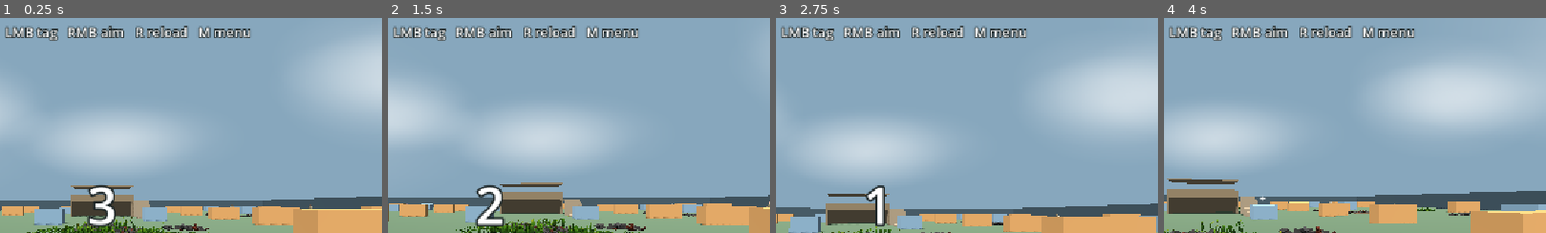
Above: before the commit, frames 1-4 (left to right).
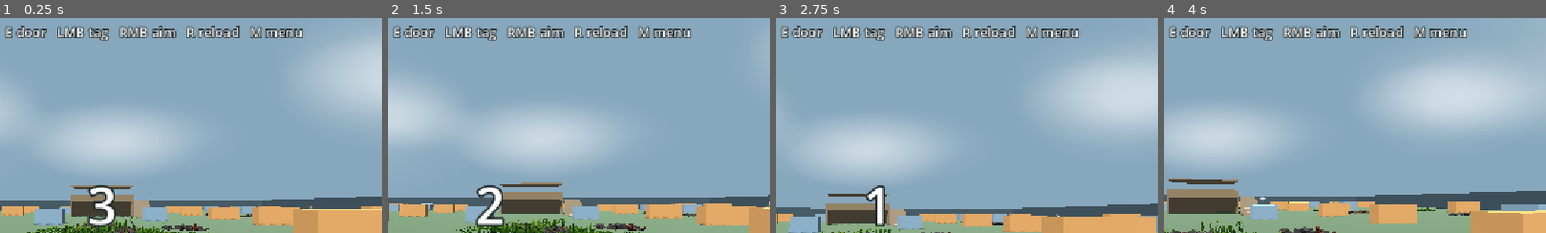
Above: after the commit, the same moments.

Repository: 302stang86/fdfd
Game: Godot game, scene res://arena.tscn
The game is run twice, just before and just after one commit, with the same random seed, the same clock (stepped at 60 frames per second) and the same inputs. This scene is started directly instead of the project's main scene.
Inputs (mouse positions are % of the whole screen's width and height, from its top left):
- Up to frame 1 (0.25 s): no input
- Up to frame 2 (1.5 s): tap Enter at 0.5 s; move the mouse to (55, 50) at 0.52 s; hold Space 0.53-1.28 s; hold W from 0.53 s (still down); tap E at 0.6 s; click (55, 50) at 0.67 s; move the mouse to (45, 50) at 1.27 s; tap Space at 1.35 s
- Up to frame 3 (2.75 s): keep holding W; tap Space at 1.52, 1.82, 2 s; tap E at 1.55, 2.1 s; move the mouse to (52, 48) at 2.02 s; hold Space from 2.03 s (still down)
- Up to frame 4 (4 s): keep holding W; tap Enter at 2.75, 3.6 s; move the mouse to (49, 52) at 2.77 s; release Space at 2.78 s; tap M at 2.85 s; click (49, 52) at 2.92 s; tap Space at 3.02, 3.32 s; tap E at 3.05 s; move the mouse to (57, 51) at 3.52 s; hold Space from 3.53 s (still down)
The pictures show only the part of the screen within x 37-87%, y 6-56%; the shares and areas given below are measured in that part.

The runs differ from the first frame. In frame 1, 3.2% of the frame differs, in the area x 2-80%, y 3-11%; in frame 2, 3.2%; in frame 3, 3.2%; in frame 4, 3.2%.

Commit message:
Add files via upload

Diff:
--- a/arena.gd
+++ b/arena.gd
@@ -26,6 +26,7 @@
 const BOT_MODEL := preload("res://bot_model.gd")
 const ARENA_SCENERY := preload("res://arena_scenery.gd")
 const STREET_PROPS := preload("res://street_props.gd")
+const PLAYER_BODY := preload("res://player_body.gd")
 const SPLAT_SECONDS := 4.0
 const PLAYER_PAINT := Color("#278cff")
 const BOT_PAINT := Color("#fa4eaa")
@@ -198,6 +199,7 @@
 		sprite.setup(skin, team == 0)
 		body.set_meta("paint_sprite", sprite)
 	else:
+		body.set_script(PLAYER_BODY)
 		standing_capsule = CapsuleShape3D.new()
 		standing_capsule.radius = 0.28
 		standing_capsule.height = STANDING_HEIGHT
@@ -320,6 +322,10 @@
 		if event.keycode == KEY_M and not menu_requested.get_connections().is_empty():
 			menu_requested.emit()
 			return
+		if event.keycode == KEY_E and outcome == "" and countdown_left <= 0.0:
+			var door := nearest_door()
+			if door != null:
+				door.toggle_door()
 		if event.keycode == KEY_ESCAPE:
 			Input.mouse_mode = Input.MOUSE_MODE_VISIBLE
 			update_hud()
@@ -361,11 +367,14 @@
 	)
 	update_crouch(delta)
 	var movement := player.basis * direction.normalized() * (CROUCH_SPEED if crouched else SPEED)
-	player.velocity.x = movement.x
-	player.velocity.z = movement.z
-	player.velocity.y -= 12.0 * delta
-	if not crouched and player.is_on_floor() and Input.is_physical_key_pressed(KEY_SPACE):
-		player.velocity.y = 3.3
+	if update_climbing(delta, -direction.z):
+		movement = Vector3.ZERO
+	else:
+		player.velocity.x = movement.x
+		player.velocity.z = movement.z
+		player.velocity.y -= 12.0 * delta
+		if not crouched and player.is_on_floor() and Input.is_physical_key_pressed(KEY_SPACE):
+			player.velocity.y = 3.3
 	player.move_and_slide()
 	var aiming := Input.is_mouse_button_pressed(MOUSE_BUTTON_RIGHT) and reload <= 0.0
 	var aim_fov: float = AIM_FOVS[marker_id] if aiming else 78.0
@@ -382,6 +391,44 @@
 			ammo = magazine_size()
 	bot_ai.update(delta)
 	update_hud()
+
+# Ladder climbing: W near a ladder (facing it) starts a climb; W/S move up and down, Space lets go.
+# Returns true while the player is on a ladder (normal walking and gravity are skipped).
+func update_climbing(_delta: float, up_input: float) -> bool:
+	if not player.near_ladder and not player.climbing:
+		return false
+	if not player.climbing:
+		var facing: Vector3 = -player.global_transform.basis.z
+		var inward: Vector3 = -player.ladder_transform.basis.z
+		if up_input > 0.0 and not crouched and facing.dot(inward) > 0.3:
+			player.climbing = true
+		else:
+			return false
+	if Input.is_physical_key_pressed(KEY_SPACE):
+		player.climbing = false
+		player.velocity = Vector3(0, 2.0, 0) + player.global_transform.basis.z * 1.5
+		return false
+	player.velocity = Vector3(0, up_input * player.climb_speed, 0)
+	var top_y: float = player.ladder_transform.origin.y
+	if up_input > 0.0 and player.global_position.y >= top_y - 0.05:
+		player.global_position = player.ladder_transform * player.exit_offset
+		player.velocity = Vector3.ZERO
+		player.climbing = false
+	elif up_input < 0.0 and player.is_on_floor():
+		player.climbing = false
+	return true
+
+func nearest_door() -> Node:
+	var best: Node = null
+	var best_distance := 3.2
+	for node in get_tree().get_nodes_in_group("enterables"):
+		if not is_ancestor_of(node):
+			continue
+		var distance: float = node.reach(player.global_position)
+		if distance < best_distance:
+			best_distance = distance
+			best = node
+	return best
 
 func update_crouch(delta: float) -> void:
 	if Input.is_physical_key_pressed(KEY_C):
@@ -648,7 +695,19 @@
 	var status := "Reloading" if reload > 0 else "%d / %d paintballs" % [ammo, magazine_size()]
 	if not cheats.is_empty():
 		status += "   |   CHEATS ON"
-	hud.text = "%s   |   Opponents: %d\nWASD move   Hold C crouch   Space jump   LMB tag   RMB aim   R reload   M menu\n%s" % [
+	if outcome.is_empty() and player != null:
+		var hint := ""
+		if player.climbing:
+			hint = "Climbing: W up, S down, Space let go"
+		elif player.near_ladder:
+			hint = "Face the ladder and hold W to climb"
+		elif nearest_door() != null:
+			hint = "E open / close door"
+		if player.hiding:
+			hint = ("HIDDEN   " + hint).strip_edges()
+		if not hint.is_empty():
+			message = hint if message.is_empty() else message + "   " + hint
+	hud.text = "%s   |   Opponents: %d\nWASD move   Hold C crouch   Space jump   E door   LMB tag   RMB aim   R reload   M menu\n%s" % [
 		status, remaining_opponents(), message
 	]
 
--- a/arena_scenery.gd
+++ b/arena_scenery.gd
@@ -69,6 +69,7 @@
 	load_meshes()
 	make_materials()
 	collect_cover(arena)
+	collect_group_cover(arena)
 	var limit := arena_edge - 5.0
 	# dirt first so grass can keep clear of it
 	for kind in ["dirt", "rubble", "short_grass", "long_grass"]:
@@ -140,6 +141,12 @@
 					continue # the floor, the boundary walls and other slabs
 				var at: Vector3 = body.global_position
 				keep_out.append(Vector3(at.x, at.z, maxf(size.x, size.z) * 0.72))
+
+func collect_group_cover(arena: Node3D) -> void:
+	for node in arena.get_tree().get_nodes_in_group("keep_out"):
+		if node is Node3D and arena.is_ancestor_of(node):
+			var at: Vector3 = node.global_position
+			keep_out.append(Vector3(at.x, at.z, float(node.get_meta("keep_radius", 1.0))))
 
 func patch_position(limit: float, radius: float) -> Vector2:
 	for attempt in range(40):
--- a/bot_ai.gd
+++ b/bot_ai.gd
@@ -226,6 +226,8 @@
 		var distance := difference.length()
 		if distance >= best_distance:
 			continue
+		if candidate == arena.player and arena.player.get("hiding") and distance > 5.0:
+			continue # hiding inside a prop: only spotted from close range
 		if distance > 5.0 and candidate != state.target and state.facing.dot(difference.normalized()) < 0.28:
 			continue
 		var hit: Dictionary = arena.trace(origin, end, bot.get_rid())
--- /dev/null
+++ b/enterable.gd
@@ -0,0 +1,33 @@
+extends Node3D
+# Door and hiding logic for enterable props (porta potty, container, culvert...).
+# Hinges are the Door_L / Door_R nodes from the model (their origin is the hinge).
+# `open_signs` gives each hinge's swing direction: Door_L swings -1, Door_R swings +1 (outward, +z).
+
+@export var door_hinges: Array[Node3D] = []
+@export var open_signs: Array[float] = []
+@export var open_angle_deg: float = 95.0
+@export var hide_area: Area3D
+var is_open: bool = false
+
+func _ready() -> void:
+	add_to_group("enterables")
+	if hide_area:
+		hide_area.body_entered.connect(func(b): if b.has_method("set_hiding"): b.set_hiding(true))
+		hide_area.body_exited.connect(func(b): if b.has_method("set_hiding"): b.set_hiding(false))
+
+func toggle_door() -> void:
+	is_open = not is_open
+	for index in range(door_hinges.size()):
+		var sign_value: float = open_signs[index] if index < open_signs.size() else 1.0
+		var target := deg_to_rad(open_angle_deg if is_open else 0.0) * sign_value
+		var tween := create_tween()
+		tween.tween_property(door_hinges[index], "rotation:y", target, 0.25).set_trans(Tween.TRANS_SINE)
+
+# Distance from a point to the nearest door (or to the prop itself when it has none).
+func reach(point: Vector3) -> float:
+	if door_hinges.is_empty():
+		return INF
+	var best := INF
+	for hinge in door_hinges:
+		best = minf(best, hinge.global_position.distance_to(point))
+	return best
--- /dev/null
+++ b/ladder.gd
@@ -0,0 +1,18 @@
+extends Area3D
+# A ladder zone. Place the node at the TOP of the ladder (y = the standable top); its local +Z points
+# away from the object and -Z points over the roof/deck. The zone box reaches from the ground up.
+
+@export var climb_speed: float = 4.5
+@export var top_exit_offset: Vector3 = Vector3(0.0, 0.6, -0.7)
+
+func _ready() -> void:
+	body_entered.connect(_on_body_entered)
+	body_exited.connect(_on_body_exited)
+
+func _on_body_entered(body: Node3D) -> void:
+	if body.has_method("set_climbing_ladder"):
+		body.set_climbing_ladder(true, global_transform, climb_speed, top_exit_offset)
+
+func _on_body_exited(body: Node3D) -> void:
+	if body.has_method("set_climbing_ladder"):
+		body.set_climbing_ladder(false, Transform3D.IDENTITY, 0.0, Vector3.ZERO)
--- a/menu.gd
+++ b/menu.gd
@@ -320,7 +320,7 @@
 	form.add_child(tools)
 	var palette := OptionButton.new()
 	for id in STREET_PROPS.catalog():
-		palette.add_item(STREET_PROPS.LABELS[id][0])
+		palette.add_item(STREET_PROPS.label_of(id)[0])
 		palette.set_item_metadata(palette.item_count - 1, id)
 	palette.tooltip_text = "Object placed when you click an empty cell"
 	tools.add_child(palette)
@@ -353,8 +353,8 @@
 					var id: String = palette.get_selected_metadata()
 					var degrees: int = turn.get_selected_metadata()
 					drafting[cell] = "%s:%d" % [id, degrees]
-					tile.text = STREET_PROPS.LABELS[id][1]
-					tile.tooltip_text = STREET_PROPS.LABELS[id][0]
+					tile.text = STREET_PROPS.label_of(id)[1]
+					tile.tooltip_text = STREET_PROPS.label_of(id)[0]
 			)
 			grid.add_child(tile)
 	editor_status = Label.new()
--- /dev/null
+++ b/player_body.gd
@@ -0,0 +1,21 @@
+extends CharacterBody3D
+# The player's body: ladder and hiding state set by ladder.gd and enterable.gd.
+
+var near_ladder := false
+var climbing := false
+var ladder_transform := Transform3D.IDENTITY
+var climb_speed := 4.5
+var exit_offset := Vector3(0.0, 0.6, -0.7)
+var hiding := false
+
+func set_climbing_ladder(enabled: bool, ladder_xform: Transform3D, speed: float, exit_point: Vector3) -> void:
+	near_ladder = enabled
+	if enabled:
+		ladder_transform = ladder_xform
+		climb_speed = speed
+		exit_offset = exit_point
+	else:
+		climbing = false
+
+func set_hiding(enabled: bool) -> void:
+	hiding = enabled
--- a/street_props.gd
+++ b/street_props.gd
@@ -4,6 +4,8 @@
 # (width across, height, length along the model's long axis). Bodies are added straight to the
 # arena so arena_scenery.gd treats them as keep-out areas for grass and dirt.
 
+const LADDER_SCRIPT := preload("res://ladder.gd")
+const ENTERABLE_SCRIPT := preload("res://enterable.gd")
 const MODEL_DIR := "res://assets/models/street/%s.glb"
 
 # name: [collision size, collides]
@@ -54,6 +56,11 @@
 	["bench", -9.3, -10.0, 0], ["bench", 9.3, 15.0, 180],
 	["bollard", -6.0, 27.0, 0], ["bollard", -4.0, 27.0, 0], ["bollard", 4.0, 27.0, 0], ["bollard", 6.0, 27.0, 0],
 	["transformer_box", -13.0, 21.0, 0], ["transformer_box", 11.5, 20.0, 0],
+	# climbable and enterable pieces
+	["container_20ft", -19.0, 14.0, 90], ["scaffold_tower", 17.0, 4.0, 0], ["gazebo", 18.0, -17.0, 0],
+	["generator", 17.0, -8.0, 0], ["cable_spools", -18.0, -17.0, 0], ["flatbed", 20.0, 18.0, 90],
+	["porta_potty", -16.0, 21.0, 0], ["porta_potty", 16.0, 8.0, 180], ["container_interior", -19.0, 0.0, 90],
+	["utility_cabinet", 18.0, 12.0, 0], ["construction_tent", -17.0, -9.0, 0], ["culvert", 16.0, -2.0, 90],
 ]
 
 # Names shown in the map editor, in palette order, with a short label for the grid button.
@@ -68,8 +75,78 @@
 	"chain_link_fence": ["Chain-link fence", "CL"],
 }
 
+static func label_of(id: String) -> Array:
+	if LABELS.has(id):
+		return LABELS[id]
+	if CLIMB.has(id):
+		return CLIMB[id]["label"]
+	return ENTER[id]["label"]
+
 static func catalog() -> Array:
-	return LABELS.keys()
+	return LABELS.keys() + CLIMB.keys() + ENTER.keys()
+
+# Climbable props (ladder up to a standable top). parts: [kind, centre, size]; "cyl" size is (radius, height, radius).
+# ladder: face point (x, z) the ladder is on, outward normal (x, z), and the top height.
+const CLIMB := {
+	"box_truck_climb": {"label": ["Box truck (climbable)", "TK"], "path": "box_truck_climb", "top": 2.8, "at": Vector2(0, 2.85), "n": Vector2(0, 1),
+		"parts": [["box", Vector3(0, 1.75, 0.5), Vector3(2.4, 2.1, 4.7)], ["box", Vector3(0, 1.0, -2.3), Vector3(2.3, 2.0, 1.6)], ["box", Vector3(0, 0.35, 0), Vector3(2.3, 0.7, 6.5)]]},
+	"container_20ft": {"label": ["Shipping container 20ft", "C2"], "top": 2.6, "at": Vector2(0, 3.03), "n": Vector2(0, 1),
+		"parts": [["box", Vector3(0, 1.3, 0), Vector3(2.44, 2.6, 6.06)]]},
+	"container_40ft": {"label": ["Shipping container 40ft", "C4"], "top": 2.6, "at": Vector2(0, 6.095), "n": Vector2(0, 1),
+		"parts": [["box", Vector3(0, 1.3, 0), Vector3(2.44, 2.6, 12.19)]]},
+	"dumpster_climb": {"label": ["Dumpster (climbable)", "DC"], "top": 1.45, "at": Vector2(0.7, 0), "n": Vector2(1, 0),
+		"parts": [["box", Vector3(0, 0.725, 0), Vector3(1.4, 1.45, 2.0)]]},
+	"pallet_stairs": {"label": ["Pallet stack stairs", "PS"], "top": 2.1, "at": Vector2(0, 1.8), "n": Vector2(0, 1),
+		"parts": [["box", Vector3(0, 0.35, -1.3), Vector3(1.2, 0.7, 1.0)], ["box", Vector3(0, 0.7, 0), Vector3(1.2, 1.4, 1.0)], ["box", Vector3(0, 1.05, 1.3), Vector3(1.2, 2.1, 1.0)]]},
+	"scaffold_tower": {"label": ["Scaffolding tower", "SC"], "top": 3.0, "at": Vector2(0, 1.0), "n": Vector2(0, 1),
+		"parts": [["box", Vector3(0, 2.94, 0), Vector3(2.0, 0.12, 2.0)], ["box", Vector3(-0.95, 1.5, -0.95), Vector3(0.1, 3.0, 0.1)], ["box", Vector3(0.95, 1.5, -0.95), Vector3(0.1, 3.0, 0.1)],
+			["box", Vector3(-0.95, 1.5, 0.95), Vector3(0.1, 3.0, 0.1)], ["box", Vector3(0.95, 1.5, 0.95), Vector3(0.1, 3.0, 0.1)]]},
+	"jersey_stack": {"label": ["Jersey barrier stack", "JS"], "top": 1.7, "at": Vector2(0, 1.25), "n": Vector2(0, 1),
+		"parts": [["box", Vector3(0, 0.425, 0), Vector3(1.2, 0.85, 2.5)], ["box", Vector3(0, 1.275, 0), Vector3(0.8, 0.85, 2.5)]]},
+	"retaining_wall": {"label": ["Retaining wall", "RW"], "top": 2.4, "at": Vector2(0.3, 0), "n": Vector2(1, 0),
+		"parts": [["box", Vector3(0, 1.2, 0), Vector3(0.6, 2.4, 4.0)]]},
+	"transformer_climb": {"label": ["Transformer cabinet (climbable)", "TX"], "top": 1.8, "at": Vector2(0, 0.7), "n": Vector2(0, 1),
+		"parts": [["box", Vector3(0, 0.9, 0), Vector3(1.4, 1.8, 1.4)]]},
+	"ac_chiller": {"label": ["AC chiller unit", "AC"], "top": 1.6, "at": Vector2(0.6, 0), "n": Vector2(1, 0),
+		"parts": [["box", Vector3(0, 0.8, 0), Vector3(1.2, 1.6, 2.2)]]},
+	"gazebo": {"label": ["Gazebo / pergola", "GZ"], "top": 2.6, "at": Vector2(0.9, 1.7), "n": Vector2(0, 1),
+		"parts": [["box", Vector3(0, 2.5, 0), Vector3(3.4, 0.2, 3.4)], ["box", Vector3(-1.4, 1.25, -1.4), Vector3(0.2, 2.5, 0.2)], ["box", Vector3(1.4, 1.25, -1.4), Vector3(0.2, 2.5, 0.2)],
+			["box", Vector3(-1.4, 1.25, 1.4), Vector3(0.2, 2.5, 0.2)], ["box", Vector3(1.4, 1.25, 1.4), Vector3(0.2, 2.5, 0.2)]]},
+	"bus_stop": {"label": ["Bus stop shelter (roof)", "BS"], "top": 2.4, "at": Vector2(0, -0.78), "n": Vector2(0, -1),
+		"parts": [["box", Vector3(0, 2.35, 0), Vector3(3.7, 0.1, 1.56)], ["box", Vector3(0, 1.15, -0.7), Vector3(3.4, 2.3, 0.08)], ["box", Vector3(-1.7, 1.15, 0.65), Vector3(0.1, 2.3, 0.1)], ["box", Vector3(1.7, 1.15, 0.65), Vector3(0.1, 2.3, 0.1)]]},
+	"vending_climb": {"label": ["Vending machine (climbable)", "VM"], "top": 2.0, "at": Vector2(0.5, 0), "n": Vector2(1, 0),
+		"parts": [["box", Vector3(0, 1.0, 0), Vector3(1.0, 2.0, 0.85)]]},
+	"generator": {"label": ["Generator / light tower", "GN"], "top": 1.7, "at": Vector2(0.5, 0), "n": Vector2(1, 0),
+		"parts": [["box", Vector3(0, 0.85, 0), Vector3(1.0, 1.7, 2.2)]]},
+	"water_tank": {"label": ["Water tank", "WT"], "top": 2.5, "at": Vector2(0, 1.2), "n": Vector2(0, 1),
+		"parts": [["cyl", Vector3(0, 1.25, 0), Vector3(1.2, 2.5, 1.2)]]},
+	"cable_spools": {"label": ["Cable spools", "SP"], "top": 2.1, "at": Vector2(0, 2.6), "n": Vector2(0, 1),
+		"parts": [["cyl", Vector3(0, 0.45, -1.7), Vector3(0.8, 0.9, 0.8)], ["cyl", Vector3(0, 0.75, 0), Vector3(0.85, 1.5, 0.85)], ["cyl", Vector3(0, 1.05, 1.7), Vector3(0.9, 2.1, 0.9)]]},
+	"flatbed": {"label": ["Flatbed trailer", "FB"], "top": 1.4, "at": Vector2(0, 3.75), "n": Vector2(0, 1),
+		"parts": [["box", Vector3(0, 1.3, 0), Vector3(2.5, 0.2, 7.5)], ["box", Vector3(-1.0, 0.5, 2.85), Vector3(0.4, 1.0, 1.8)], ["box", Vector3(1.0, 0.5, 2.85), Vector3(0.4, 1.0, 1.8)]]},
+	"billboard": {"label": ["Billboard platform", "BB"], "top": 3.0, "at": Vector2(0, 0.25), "n": Vector2(0, 1),
+		"parts": [["box", Vector3(0, 1.5, 0), Vector3(0.5, 3.0, 0.5)], ["box", Vector3(0, 2.94, -0.3), Vector3(3.0, 0.12, 1.0)]]},
+	"fire_escape": {"label": ["Fire escape landing", "FE"], "top": 3.2, "at": Vector2(0, 0.5), "n": Vector2(0, 1),
+		"parts": [["box", Vector3(0, 2.0, -0.9), Vector3(3.2, 4.0, 0.4)], ["box", Vector3(0, 3.14, -0.1), Vector3(2.4, 0.12, 1.2)]]},
+	"planter_tier": {"label": ["Tiered planter", "TP"], "top": 1.4, "at": Vector2(0.6, 0), "n": Vector2(1, 0),
+		"parts": [["box", Vector3(0, 0.7, 0), Vector3(1.2, 1.4, 3.0)]]},
+	"material_bin": {"label": ["Material bin", "MB"], "top": 1.8, "at": Vector2(0.75, 0), "n": Vector2(1, 0),
+		"parts": [["box", Vector3(0, 0.9, 0), Vector3(1.5, 1.8, 2.0)]]},
+}
+
+# Enterable hiding props. hide: [centre, size] of the hide zone; doors: node names (Door_L swings -1, Door_R +1).
+const ENTER := {
+	"porta_potty": {"label": ["Porta potty", "PP"], "hide": [Vector3(0, 1.15, 0), Vector3(1.0, 2.0, 1.0)], "radius": 1.0},
+	"cargo_trailer": {"label": ["Cargo trailer (enterable)", "CT"], "hide": [Vector3(0, 1.6, 0), Vector3(2.3, 2.6, 7.6)], "radius": 4.6},
+	"container_interior": {"label": ["Container (enterable)", "CE"], "hide": [Vector3(0, 1.3, 0), Vector3(2.2, 2.4, 5.7)], "radius": 3.4},
+	"dumpster_hideout": {"label": ["Dumpster (hideout)", "DH"], "hide": [Vector3(0, 0.7, 0), Vector3(1.2, 1.0, 1.8)], "radius": 1.5},
+	"bus_shelter_enclosed": {"label": ["Bus shelter (enclosed)", "BE"], "hide": [Vector3(0, 1.1, 0), Vector3(3.2, 2.0, 1.2)], "radius": 2.1},
+	"payphone_booth": {"label": ["Payphone booth", "PB"], "hide": [Vector3(0, 1.15, 0), Vector3(0.9, 2.0, 0.9)], "radius": 0.9},
+	"utility_cabinet": {"label": ["Utility cabinet (walk-in)", "UC"], "hide": [Vector3(0, 1.3, 0), Vector3(2.9, 2.3, 2.5)], "radius": 2.2},
+	"construction_tent": {"label": ["Construction tent", "CN"], "hide": [Vector3(0, 1.2, 0), Vector3(2.8, 2.2, 2.8)], "radius": 2.1},
+	"van_camper": {"label": ["Van / camper", "VC"], "hide": [Vector3(0, 1.2, 0.3), Vector3(1.8, 1.8, 3.2)], "radius": 3.0},
+	"culvert": {"label": ["Culvert pipe", "CV"], "hide": [Vector3(0, 1.1, 0), Vector3(1.4, 1.6, 3.8)], "radius": 2.4},
+}
 
 var scenes := {}
 
@@ -79,12 +156,24 @@
 
 func scene_for(name: String) -> PackedScene:
 	if not scenes.has(name):
+		if CLIMB.has(name):
+			scenes[name] = load("res://assets/models/climb/%s.glb" % name) as PackedScene
+			return scenes[name]
+		if ENTER.has(name):
+			scenes[name] = load("res://assets/models/enterable/%s.glb" % name) as PackedScene
+			return scenes[name]
 		var info: Array = DIMS[name]
 		var path: String = info[2] if info.size() > 2 and info[2] != "" else MODEL_DIR % name
 		scenes[name] = load(path) as PackedScene
 	return scenes[name]
 
 func place(arena: Node3D, name: String, at: Vector2, yaw: float) -> void:
+	if CLIMB.has(name):
+		place_climbable(arena, name, at, yaw)
+		return
+	if ENTER.has(name):
+		place_enterable(arena, name, at, yaw)
+		return
 	var scene := scene_for(name) if name != "crate" else null
 	if scene == null and name != "crate":
 		return
@@ -123,6 +212,90 @@
 		id = parts[0]
 		if parts.size() > 1 and parts[1].is_valid_float():
 			yaw = deg_to_rad(parts[1].to_float())
-	if not DIMS.has(id):
+	if not DIMS.has(id) and not CLIMB.has(id) and not ENTER.has(id):
 		id = "crate"
 	place(arena, id, cell, yaw)
+
+func mark_keep_out(root: Node3D, radius: float) -> void:
+	root.set_meta("keep_radius", radius)
+	root.add_to_group("keep_out")
+
+func place_climbable(arena: Node3D, name: String, at: Vector2, yaw: float) -> void:
+	var scene := scene_for(name)
+	var data: Dictionary = CLIMB[name]
+	if scene == null:
+		return
+	var body := StaticBody3D.new()
+	body.position = Vector3(at.x, 0.0, at.y)
+	body.rotation.y = yaw
+	var reach := 0.0
+	for part in data["parts"]:
+		var shape: Shape3D
+		var size: Vector3 = part[2]
+		if part[0] == "cyl":
+			var cylinder := CylinderShape3D.new()
+			cylinder.radius = size.x
+			cylinder.height = size.y
+			shape = cylinder
+		else:
+			var box := BoxShape3D.new()
+			box.size = size
+			shape = box
+		var collider := CollisionShape3D.new()
+		collider.shape = shape
+		collider.position = part[1]
+		body.add_child(collider)
+		reach = maxf(reach, Vector2(part[1].x, part[1].z).length() + maxf(size.x, size.z))
+	body.add_child(scene.instantiate())
+	# the ladder zone sits at the top of the ladder: local +Z points away from the prop
+	var ladder := Area3D.new()
+	ladder.set_script(LADDER_SCRIPT)
+	var normal: Vector2 = data["n"]
+	var top: float = data["top"]
+	var face: Vector2 = data["at"]
+	ladder.position = Vector3(face.x + normal.x * 0.35, top, face.y + normal.y * 0.35)
+	ladder.rotation.y = atan2(normal.x, normal.y)
+	var zone := CollisionShape3D.new()
+	var zone_shape := BoxShape3D.new()
+	zone_shape.size = Vector3(0.9, top + 0.3, 0.7)
+	zone.shape = zone_shape
+	zone.position = Vector3(0, -(top + 0.3) / 2.0 + 0.25, 0.2)
+	ladder.add_child(zone)
+	body.add_child(ladder)
+	arena.add_child(body)
+	mark_keep_out(body, reach * 0.55 + 0.6)
+
+func place_enterable(arena: Node3D, name: String, at: Vector2, yaw: float) -> void:
+	var scene := scene_for(name)
+	var data: Dictionary = ENTER[name]
+	if scene == null:
+		return
+	var root := Node3D.new()
+	root.set_script(ENTERABLE_SCRIPT)
+	root.position = Vector3(at.x, 0.0, at.y)
+	root.rotation.y = yaw
+	var model := scene.instantiate()
+	root.add_child(model)
+	var hinges: Array[Node3D] = []
+	var signs: Array[float] = []
+	for node in model.find_children("*", "MeshInstance3D", true, false):
+		var mesh_node := node as MeshInstance3D
+		if mesh_node.name == "Shell":
+			mesh_node.create_trimesh_collision() # hollow: never a convex hull
+		elif String(mesh_node.name).begins_with("Door"):
+			mesh_node.create_convex_collision(true, true)
+			hinges.append(mesh_node)
+			signs.append(-1.0 if String(mesh_node.name).ends_with("L") else 1.0)
+	root.door_hinges = hinges
+	root.open_signs = signs
+	var zone := Area3D.new()
+	var zone_shape := CollisionShape3D.new()
+	var box := BoxShape3D.new()
+	box.size = data["hide"][1]
+	zone_shape.shape = box
+	zone.position = data["hide"][0]
+	zone.add_child(zone_shape)
+	root.add_child(zone)
+	root.hide_area = zone
+	arena.add_child(root)
+	mark_keep_out(root, data["radius"])
Not shown, added: arena_scenery.gd.uid
Binary file added: assets/models/climb/ac_chiller.glb
Not shown, added: assets/models/climb/ac_chiller.glb.import
Binary file added: assets/models/climb/billboard.glb
Not shown, added: assets/models/climb/billboard.glb.import
Binary file added: assets/models/climb/box_truck_climb.glb
Not shown, added: assets/models/climb/box_truck_climb.glb.import
Binary file added: assets/models/climb/bus_stop.glb
Not shown, added: assets/models/climb/bus_stop.glb.import
Binary file added: assets/models/climb/cable_spools.glb
Not shown, added: assets/models/climb/cable_spools.glb.import
Binary file added: assets/models/climb/container_20ft.glb
(and 55 more such lines)
